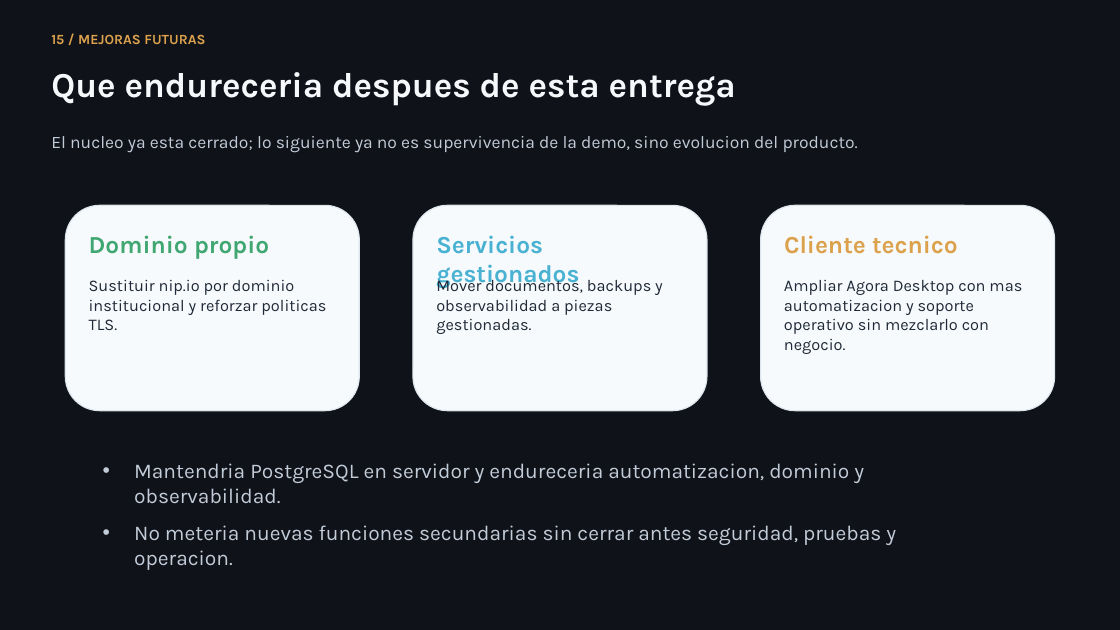
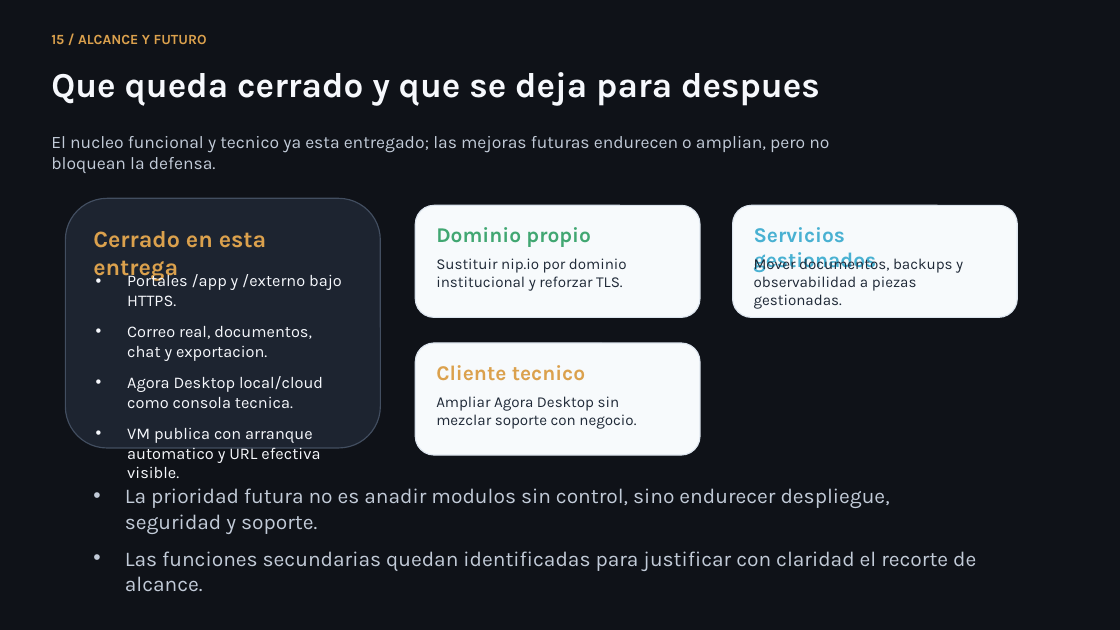
Before and after one commit to lmendez861/TFG-Agora, a slide deck: slide 16 of docs/presentacion-defensa-final.pptx. Drawn at 1120x630 pixels with LibreOffice and Linux fonts; fonts in the diff are those of the drawing. Boxes give left, top, right and bottom in pixels: in the first picture for what was removed or moved away, otherwise in the second. Text is boxed around its words. In the diff, an @@ line names an element or a change of style, - is before the commit and + after.

```diff
--- a/docs/presentacion-defensa-final.pptx
+++ b/docs/presentacion-defensa-final.pptx
@@ text at [51,34,207,44]: text changed @@
-15 / MEJORAS FUTURAS
+15 / ALCANCE Y FUTURO
@@ text at [51,72,820,106]: text changed @@
-Que endureceria despues de esta entrega
+Que queda cerrado y que se deja para despues
@@ text at [51,136,829,173]: text changed @@
-El nucleo ya esta cerrado; lo siguiente ya no es supervivencia de la demo, sino evolucion del producto.
+El nucleo funcional y tecnico ya esta entregado; las mejoras futuras endurecen o amplian, pero no bloquean la defensa.
@@ rounded rectangle: place and size @@
-rounded rectangle at [66,205,360,410]
+rounded rectangle at [66,198,381,448]
@@ rounded rectangle at [66,198,381,448]: fill #F7FAFC to #1D2430; outline #DDE5EE 1 pt to #424E60 1 pt @@
@@ rounded rectangle: place and size @@
-rounded rectangle at [413,205,707,410]
+rounded rectangle at [415,205,700,317]
@@ rounded rectangle: place and size @@
-rounded rectangle at [761,205,1055,410]
+rounded rectangle at [733,205,1017,317]
@@ text added at [93,231,267,280], 20 pt, text #DBA14D, bold @@
+Cerrado en esta entrega
@@ text "Dominio propio": place and size @@
-text "Dominio propio" at [89,235,269,259]
+text "Dominio propio" at [436,227,590,247]
@@ text "Servicios gestionados": place and size @@
-text "Servicios gestionados" at [436,235,579,288]
+text "Servicios gestionados" at [754,227,877,272]
@@ text at [436,258,627,291]: text changed; size 14 to 13 pt @@
-Sustituir nip.io por dominio institucional y reforzar politicas TLS.
+Sustituir nip.io por dominio institucional y reforzar TLS.
@@ text "Mover documentos, backups y observabilidad ...": place and size @@
-text "Mover documentos, backups y observabilidad ..." at [436,277,663,334]
+text "Mover documentos, backups y observabilidad ..." at [754,256,963,309]
@@ text "Mover documentos, backups y observabilidad ..." at [754,256,963,309]: size 14 to 13 pt @@
@@ text added at [127,272,342,478], 14 pt, text #F6F8FC @@
+• Portales /app y /externo bajo HTTPS.
+• Correo real, documentos, chat y exportacion.
+• Agora Desktop local/cloud como consola tecnica.
+• VM publica con arranque automatico y URL efectiva visible.
@@ text removed at [784,280,1022,354] @@
-Ampliar Agora Desktop con mas automatizacion y soporte operativo sin mezclarlo con negocio.
@@ rounded rectangle added at [415,343,700,455], fill #F7FAFC, outline #DDE5EE 1 pt @@
@@ size 21 to 18 pt in 3 elements at [436,227,590,247], [754,227,877,272], [436,365,585,381] @@
@@ text "Cliente tecnico": place and size @@
-text "Cliente tecnico" at [784,235,958,254]
+text "Cliente tecnico" at [436,365,585,381]
@@ text added at [436,396,636,429], 13 pt, text #1F2937 @@
+Ampliar Agora Desktop sin mezclar soporte con negocio.
@@ text removed at [134,463,896,570] @@
-• Mantendria PostgreSQL en servidor y endureceria automatizacion, dominio y observabilidad.
-• No meteria nuevas funciones secundarias sin cerrar antes seguridad, pruebas y operacion.
@@ text added at [125,488,976,591], 18 pt, text #C2CBD8 @@
+• La prioridad futura no es anadir modulos sin control, sino endurecer despliegue, seguridad y soporte.
+• Las funciones secundarias quedan identificadas para justificar con claridad el recorte de alcance.
```
Also in this commit, not shown: 6 other slides changed, 13 other files.
